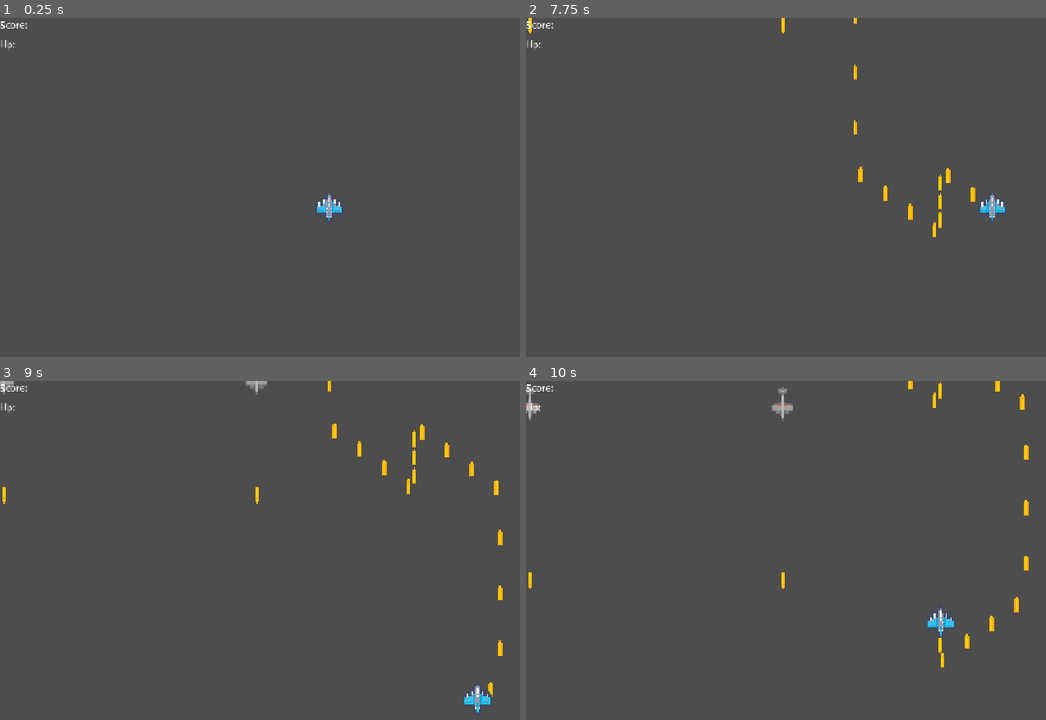
Above: before the commit, frames 1-4 (two rows, left to right).
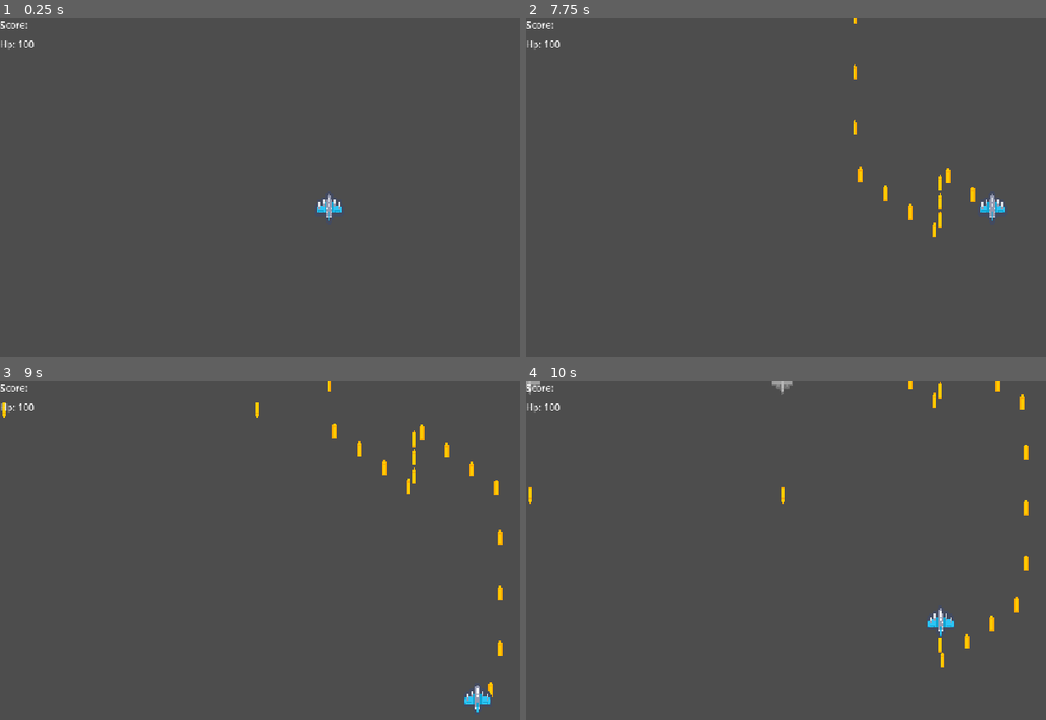
Above: after the commit, the same moments.

Repository: CuttSuki/sky-bullet-hell
Game: Godot game, scene res://Scenes/main.tscn
Same seed, same stepped clock (60 frames per second), same inputs: the game is played once before the commit and once after it.
Inputs:
- Up to frame 1 (0.25 s): no input
- Up to frame 2 (7.75 s): tap Enter at 0.5 s; hold Right (ui_right) 0.53-1.28 s; hold Down (ui_down) 1.28-2.03 s; hold Right (ui_right) 2.03-2.78 s; hold Up (ui_up) 2.78-3.53 s; hold Left (ui_left) 3.53-5.03 s; hold Down (ui_down) 5.03-5.78 s; hold Right (ui_right) 5.78-6.53 s; hold Up (ui_up) 6.53-7.28 s; hold Right (ui_right) from 7.28 s (still down)
- Up to frame 3 (9 s): release Right (ui_right) at 8.03 s; hold Down (ui_down) 8.03-8.78 s; hold Left (ui_left) from 8.78 s (still down)
- Up to frame 4 (10 s): release Left (ui_left) at 9.53 s; hold Up (ui_up) from 9.53 s (still down)

The runs differ from the first frame. In frame 1, less than 0.1% of the frame differs, in the area x 3-7%, y 6-9%; in frame 2, less than 0.1%; in frame 3, 0.3%; in frame 4, 0.6%, in the area x 0-52%, y 0-62%.

Commit message:
Update: Score and Health implemented in Player HUD

Diff:
--- a/Scenes/main.tscn
+++ b/Scenes/main.tscn
@@ -4,13 +4,15 @@
 [ext_resource type="PackedScene" uid="uid://mqaf0sejc31a" path="res://Scenes/player.tscn" id="1_jjgbg"]
 [ext_resource type="Script" uid="uid://udnpjhjg7nii" path="res://Scripts/main.gd" id="1_jjvhh"]
 [ext_resource type="PackedScene" uid="uid://bygahut4l3wc8" path="res://Scenes/BulletPatterns/bullet_pattern.tscn" id="3_8gbba"]
+[ext_resource type="Script" uid="uid://bdu3cmi16l2ky" path="res://Scripts/hud.gd" id="5_kry3j"]
 
 [sub_resource type="RectangleShape2D" id="RectangleShape2D_hbcgk"]
 size = Vector2(1164, 119)
 
-[node name="Main" type="Node2D" unique_id=46907754 node_paths=PackedStringArray("despawn_area")]
+[node name="Main" type="Node2D" unique_id=46907754 node_paths=PackedStringArray("despawn_area", "spawner")]
 script = ExtResource("1_jjvhh")
 despawn_area = NodePath("DespawnArea")
+spawner = NodePath("Spawner")
 
 [node name="Spawner" type="Node2D" parent="." unique_id=1027306665 node_paths=PackedStringArray("leftmost_side", "rightmost_side")]
 script = ExtResource("1_bo1nx")
@@ -29,22 +31,27 @@
 position = Vector2(572, 49.5)
 shape = SubResource("RectangleShape2D_hbcgk")
 
-[node name="Player" parent="." unique_id=62100894 instance=ExtResource("1_jjgbg")]
+[node name="Player" parent="." unique_id=62100894 node_paths=PackedStringArray("spawner") instance=ExtResource("1_jjgbg")]
 position = Vector2(570, 389)
 scale = Vector2(2, 2)
 max_hp = 100
+spawner = NodePath("../Spawner")
 
 [node name="BulletPattern" parent="Player" unique_id=293320585 node_paths=PackedStringArray("parent") instance=ExtResource("3_8gbba")]
 parent = NodePath("..")
 cooldown = 0.2
 
 [node name="Leftmost" type="Marker2D" parent="." unique_id=1643954452]
-position = Vector2(7, 8)
+position = Vector2(27, 8)
 
 [node name="Rightmost" type="Marker2D" parent="." unique_id=73682019]
-position = Vector2(1153, 14)
+position = Vector2(1120, 14)
 
-[node name="HUD" type="CanvasLayer" parent="." unique_id=1585939451]
+[node name="HUD" type="CanvasLayer" parent="." unique_id=1585939451 node_paths=PackedStringArray("health_info", "score_info", "player")]
+script = ExtResource("5_kry3j")
+health_info = NodePath("VBoxContainer/Health")
+score_info = NodePath("VBoxContainer/Score")
+player = NodePath("../Player")
 
 [node name="VBoxContainer" type="VBoxContainer" parent="HUD" unique_id=1394326816]
 offset_right = 357.0
--- a/Scripts/enemy.gd
+++ b/Scripts/enemy.gd
@@ -12,7 +12,6 @@
 	velocity.y = speed
 	move_and_slide()
 
-
 func _take_damage(amount: int):
 	hp -= amount
 
--- /dev/null
+++ b/Scripts/hud.gd
@@ -0,0 +1,18 @@
+extends CanvasLayer
+class_name PlayerHUD
+@export var health_info: RichTextLabel
+@export var score_info: RichTextLabel
+@export var player: Player
+
+
+func _ready() -> void:
+	player.health_changed.connect(_on_health_changed)
+	player.score_updated.connect(_on_score_updated)
+
+
+
+func _on_score_updated(score: int):
+	score_info.text = "Score: %s" % score
+
+func _on_health_changed(health: int):
+	health_info.text = "Hp: %s" % health
--- a/Scripts/main.gd
+++ b/Scripts/main.gd
@@ -1,7 +1,7 @@
 extends Node2D
 class_name Main
 @export var despawn_area: Area2D
-
+@export var spawner: Node2D
 
 func _ready() -> void:
 	despawn_area.body_entered.connect(_on_body_entered)
--- a/Scripts/player.gd
+++ b/Scripts/player.gd
@@ -5,14 +5,24 @@
 @export var hurt_box: Area2D
 @export var current_hp: int = 0
 @export var max_hp: int = 0
+@export var current_score: int = 0
+@export var spawner: Node2D
 var direction: Vector2 = Vector2.ZERO
 signal health_changed(health: int)
+signal score_updated (score: int)
 
 func _ready() -> void:
 	current_hp = max_hp
+	health_changed.emit.call_deferred(current_hp)
 	rotation_degrees = -90
 	hurt_box.body_entered.connect(_on_body_entered)
+	spawner.child_exiting_tree.connect(_on_spawner_child_exiting_tree)
 
+
+func _on_spawner_child_exiting_tree(node: Node2D):
+	if node is Enemy:
+		current_score += 10
+		score_updated.emit(current_score)
 
 func _physics_process(_delta: float) -> void:
 	direction = Input.get_vector("ui_left", "ui_right", "ui_up", "ui_down")
@@ -21,7 +31,7 @@
 
 func _take_damage(amount: int):
 	current_hp -= amount
-	health_changed.emit(amount)
+	health_changed.emit(current_hp)
 
 func _on_body_entered(body: Node2D):
 	if body.is_in_group("enemy_bullet"):
--- a/Scripts/spawner.gd
+++ b/Scripts/spawner.gd
@@ -10,18 +10,19 @@
 		"step": -0.1,
 		"min": 10,
 		"max_count": 5,
-		"delay": 4
+		"delay": 5
 	},
 	"ship_2": {
 		"base": 20,
 		"step": 0.3,
 		"max": 100,
 		"max_count": 3,
-		"delay": 8
+		"delay": 10
 	}
 }
 
 func _ready() -> void:
+
 	_set_spawn()
 
 func _physics_process(delta: float) -> void:
Not shown, added: Scripts/hud.gd.uid
